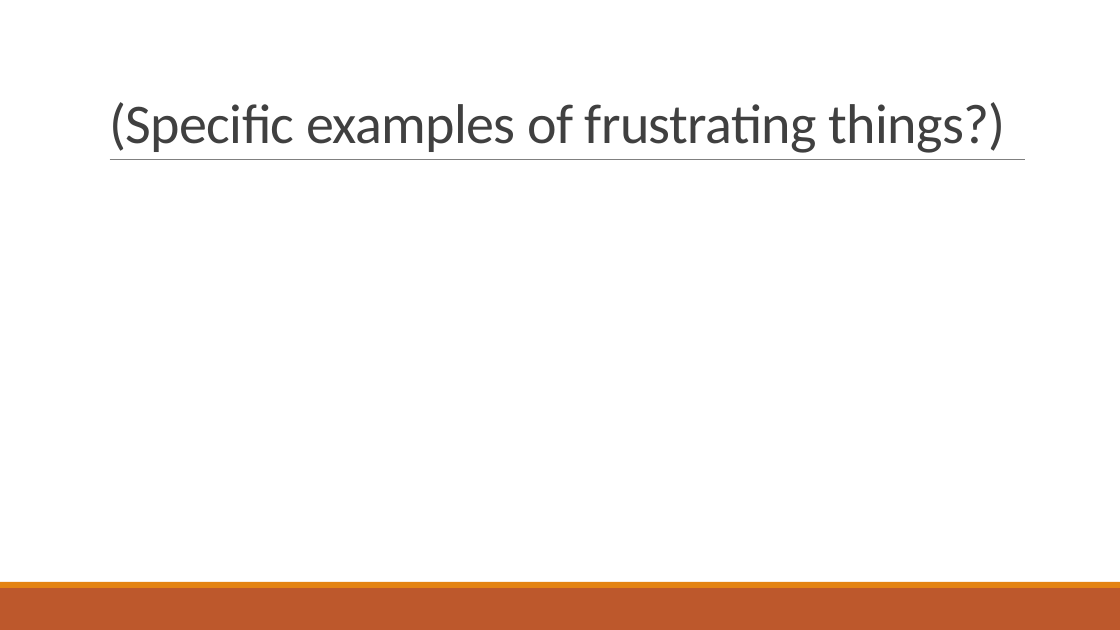
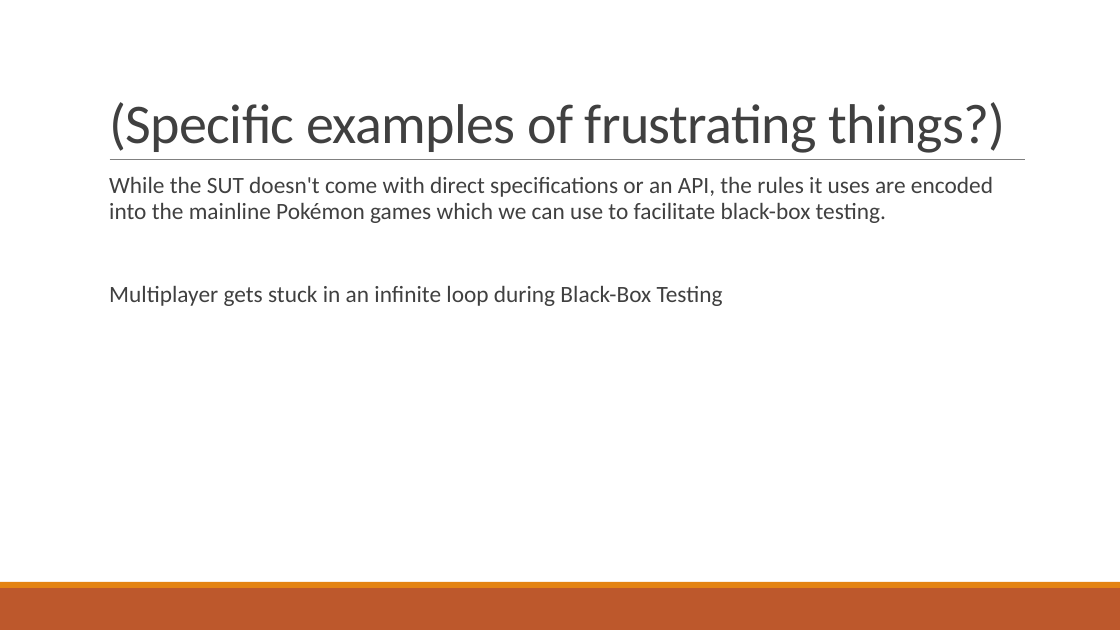
Before and after one commit to mason2smart/Pokemon-Battle-Simulator-Debugging, a slide deck: slide 6 of PokemonPresentation.pptx. Drawn at 1120x630 pixels with LibreOffice and Linux fonts; fonts in the diff are those of the drawing. Boxes give left, top, right and bottom in pixels: in the first picture for what was removed or moved away, otherwise in the second. Text is boxed around its words. In the diff, an @@ line names an element or a change of style, - is before the commit and + after.

Commit message:
Added black-box testing excel doc

```diff
--- a/PokemonPresentation.pptx
+++ b/PokemonPresentation.pptx
@@ text added at box(109, 177, 993, 306), 20 pt, text #404040 @@
+While the SUT doesn't come with direct specifications or an API, the rules it uses are encoded into the mainline Pokémon games which we can use to facilitate black-box testing.
+Multiplayer gets stuck in an infinite loop during Black-Box Testing
```
Also in this commit, not shown: 1 other file.
